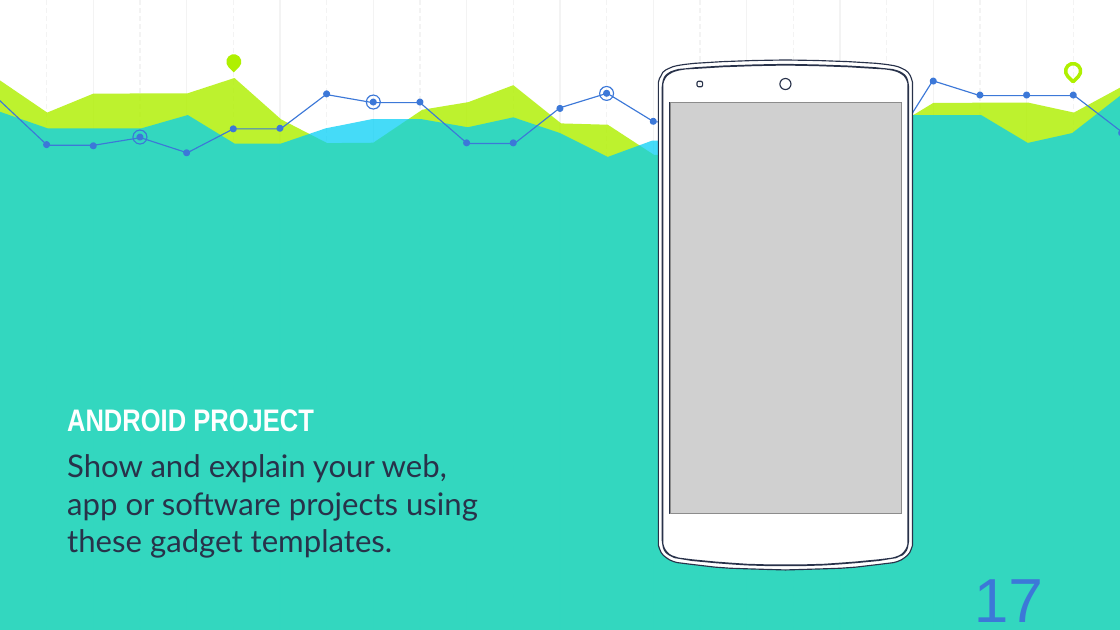
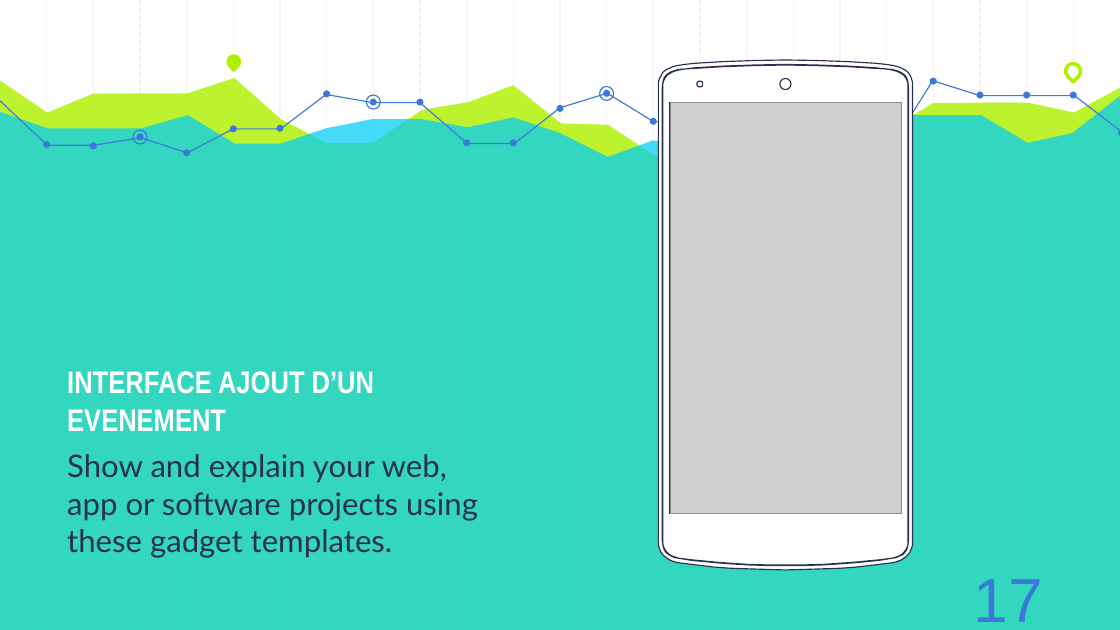
Before and after one commit to AzeddineZadir/docpfc, a slide deck: slide 21 of présentation licence 3.pptx. Drawn at 1120x630 pixels with LibreOffice and Linux fonts; fonts in the diff are those of the drawing; grey boxes stand for pictures. Boxes give left, top, right and bottom in pixels: in the first picture for what was removed or moved away, otherwise in the second. Text is boxed around its words. In the diff, an @@ line names an element or a change of style, - is before the commit and + after.

```diff
--- a/présentation licence 3.pptx
+++ b/présentation licence 3.pptx
@@ text at (67,371,374,431): text changed @@
-ANDROID PROJECT
+INTERFACE AJOUT D’UN EVENEMENT
```
Also in this commit, not shown: 5 other slides changed.
